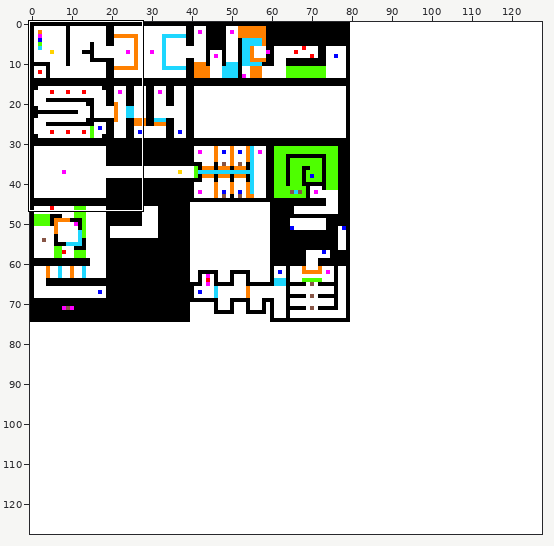
Edited in one commit: sprite sheet (core/assets/map1.png). Above, an overview of the earlier version with the close-up marked.
Close-up. Before the edit:
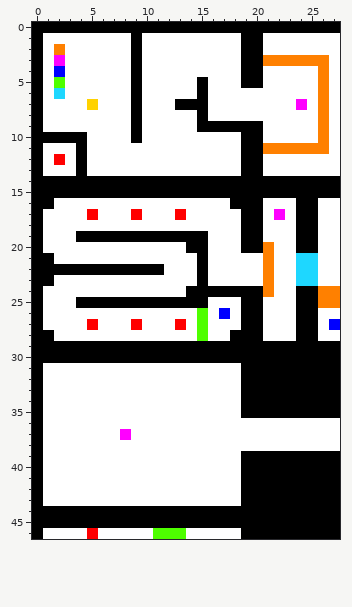
The file is 128x128 pixels. Shown: x 0..27, y 0..46.
New version:
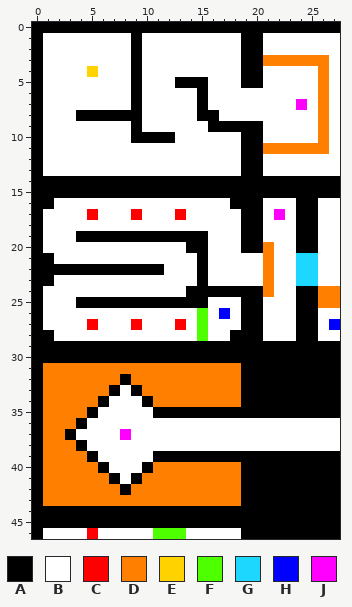
Palette (. is transparent): A #000000  B #ffffff  C #ff0000  D #ff8000  E #ffd200  F #4eff00  G #1ed7ff  H #0000ff  J #ff00ff
Diff:
Changed rows in their new state; - is an unchanged pixel.
first column x 1:
 2 -B--------------
 3 -B--------------
 4 -B--E-----------
 5 -B----------AA--
 6 -B--------------
 7 ----B-------BB--
 8 ---AAAAA-------A
 9 --------------B-
10 BBBB-----AAA----
11 ---B------------
12 -B-B------------
13 ---B------------
first column x 1:
31 DDDDDDDDDDDDDDDDDD
32 DDDDDDDADDDDDDDDDD
33 DDDDDDA-ADDDDDDDDD
34 DDDDDA---ADDDDDDDD
35 DDDDA-----AAAAAAAA
36 DDDA--------------
37 DDA---------------
38 DDDA--------------
39 DDDDA-----AAAAAAAA
40 DDDDDA---ADDDDDDDD
41 DDDDDDA-ADDDDDDDDD
42 DDDDDDDADDDDDDDDDD
43 DDDDDDDDDDDDDDDDDD
Changed places in both close-ups, as pixel boxes (x1, y1, x2, y2):
changed: (43, 44, 219, 176)
changed: (43, 363, 241, 506)
